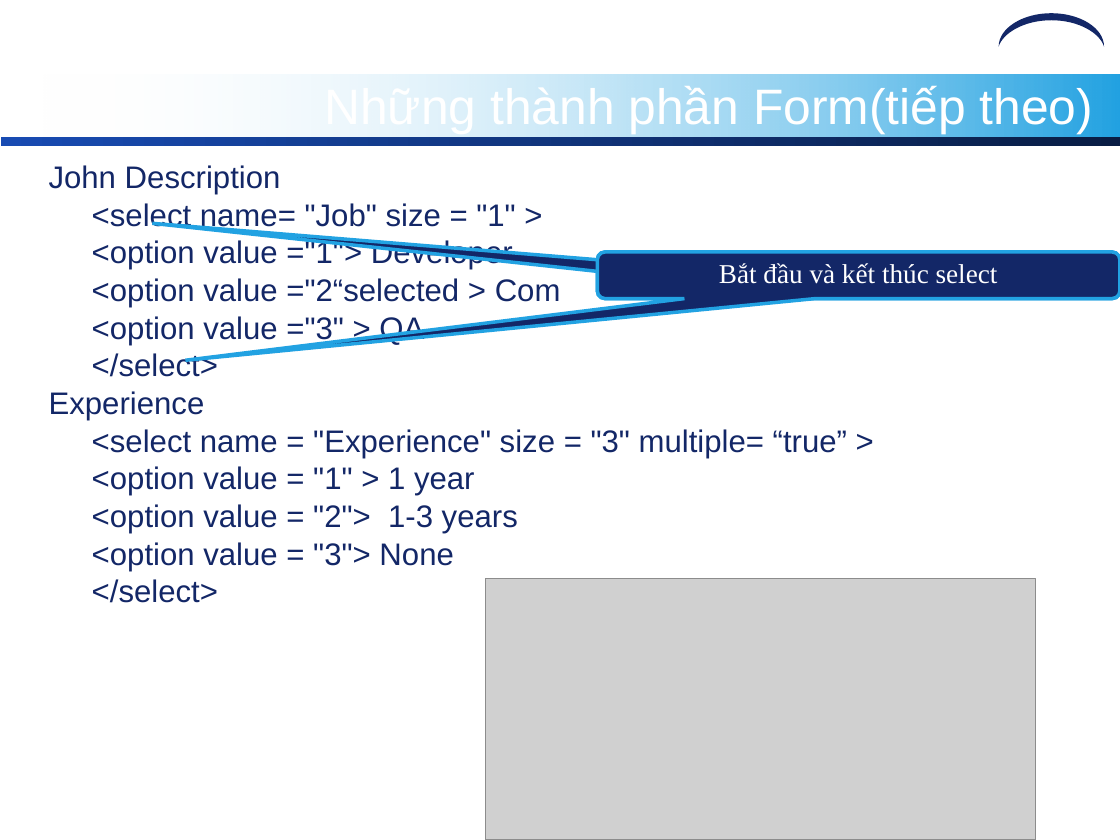
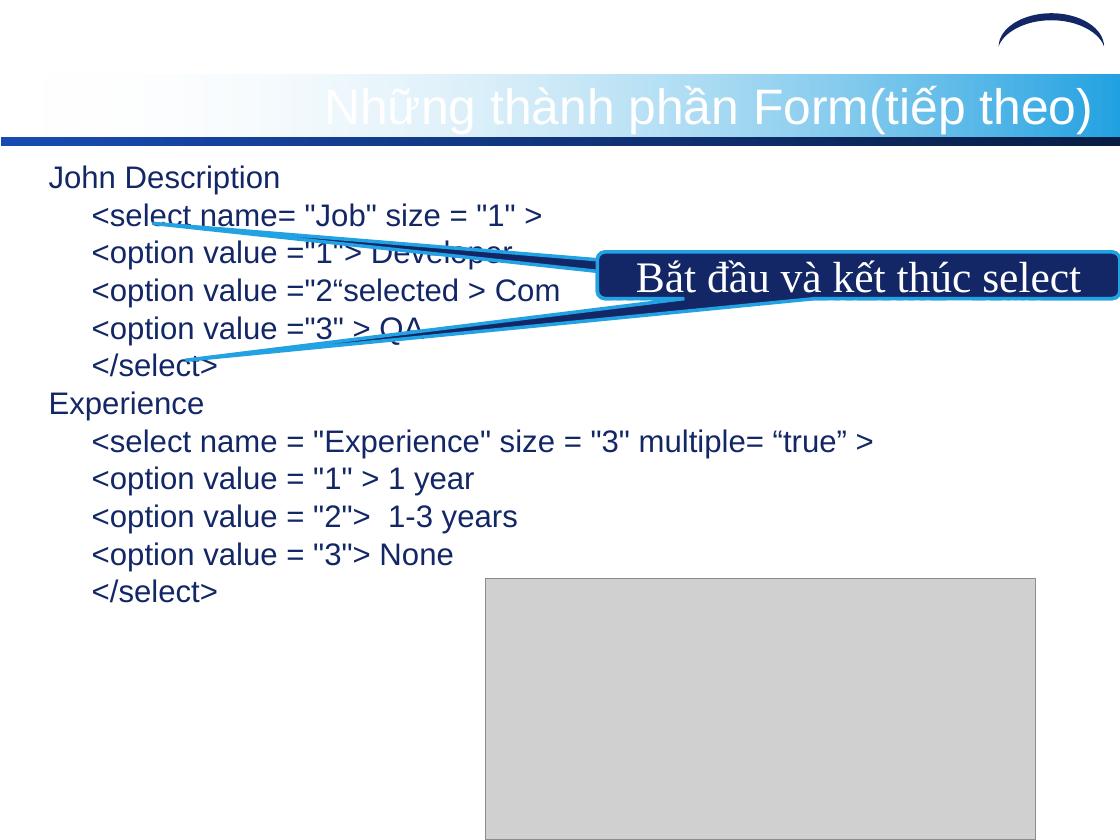
Before and after one commit to minhhangmta/MyDocuments_xx18, a slide deck: slide 22 of LA_PM/pro_la18_pm/03_Input/02_Basic/HTML/HTML_Form.ppt. Drawn at 1120x840 pixels with LibreOffice and Linux fonts; fonts in the diff are those of the drawing; grey boxes stand for pictures; background and template pictures are left out. Boxes give left, top, right and bottom in pixels: in the first picture for what was removed or moved away, otherwise in the second. Text is boxed around its words. In the diff, an @@ line names an element or a change of style, - is before the commit and + after.

```diff
--- a/LA_PM/pro_la18_pm/03_Input/02_Basic/HTML/HTML_Form.ppt
+++ b/LA_PM/pro_la18_pm/03_Input/02_Basic/HTML/HTML_Form.ppt
@@ rounded speech box "Indicates the beginning and ending ..." at [597, 252, 1120, 299]: size 13.3 to 28 pt; line spacing 0.8 to 1 @@
@@ rounded speech box "Bắt đầu và kết thúc ..." at [597, 252, 1120, 299]: size 17.5 to 28 pt; line spacing 0.8 to 1 @@
```
Also in this commit, not shown: 2 other slides changed, 23 other files.
